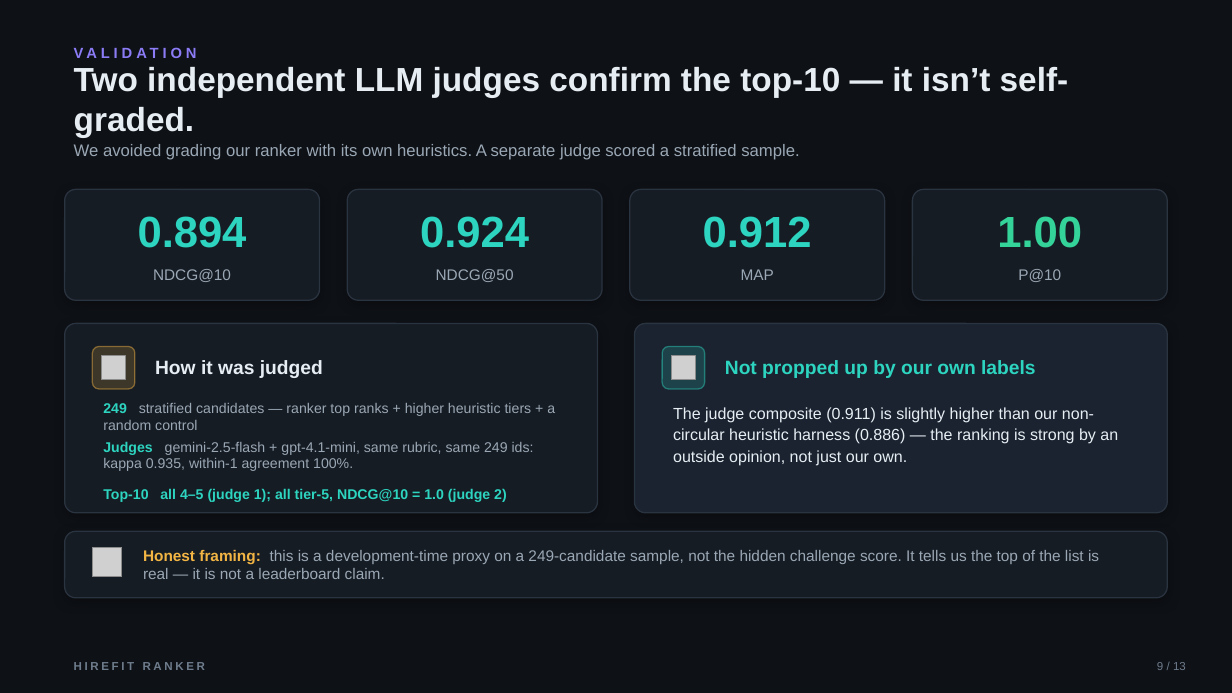
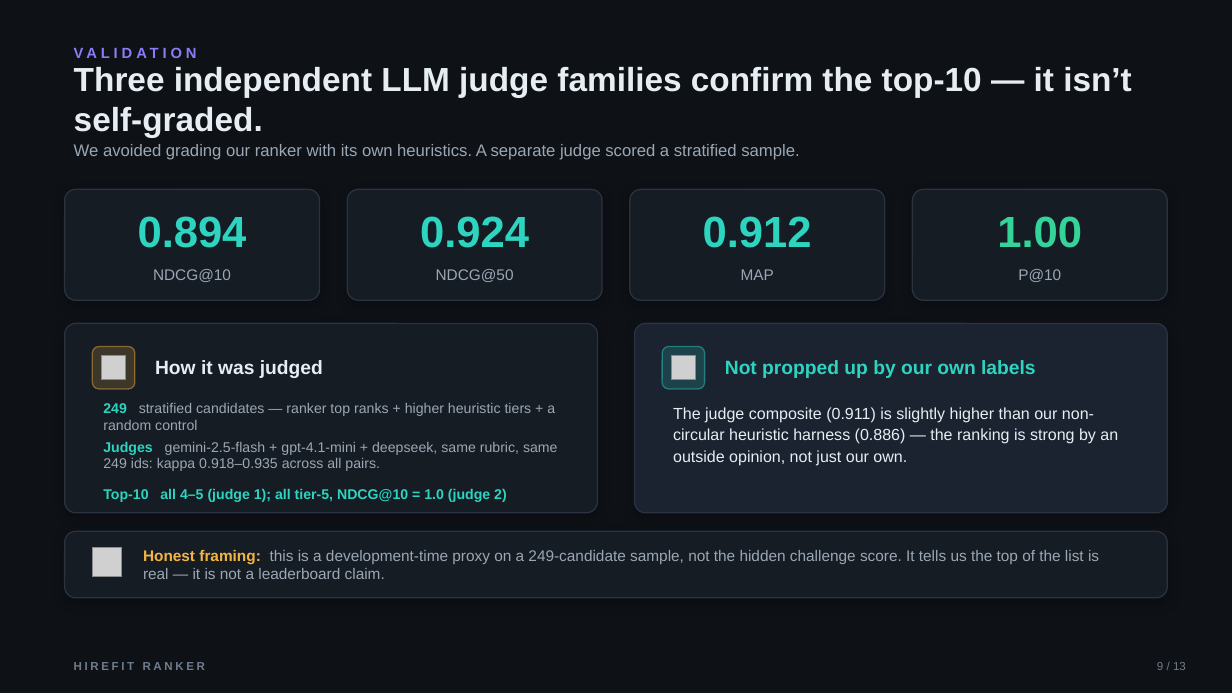
Before and after one commit to bansalbhunesh/redrob-hirefit-ranker, a slide deck: slide 9 of docs/HireFit_Ranker_Redrob_POLISHED.pptx. Drawn at 1232x693 pixels with LibreOffice and Linux fonts; fonts in the diff are those of the drawing; grey boxes stand for pictures. Boxes give left, top, right and bottom in pixels: in the first picture for what was removed or moved away, otherwise in the second. Text is boxed around its words. In the diff, an @@ line names an element or a change of style, - is before the commit and + after.

Commit message:
Deck: validation slide upgraded to three judge families (kappa 0.918-0.935)

```diff
--- a/docs/HireFit_Ranker_Redrob_POLISHED.pptx
+++ b/docs/HireFit_Ranker_Redrob_POLISHED.pptx
@@ text at (74,67,1132,137): text changed @@
-Two independent LLM judges confirm the top-10 — it isn’t self-graded.
+Three independent LLM judge families confirm the top-10 — it isn’t self-graded.
@@ text at (103,442,558,471): text changed @@
-Judges gemini-2.5-flash + gpt-4.1-mini, same rubric, same 249 ids: kappa 0.935, within-1 agreement 100%.
+Judges gemini-2.5-flash + gpt-4.1-mini + deepseek, same rubric, same 249 ids: kappa 0.918–0.935 across all pairs.
```
Also in this commit, not shown: 1 other file.
